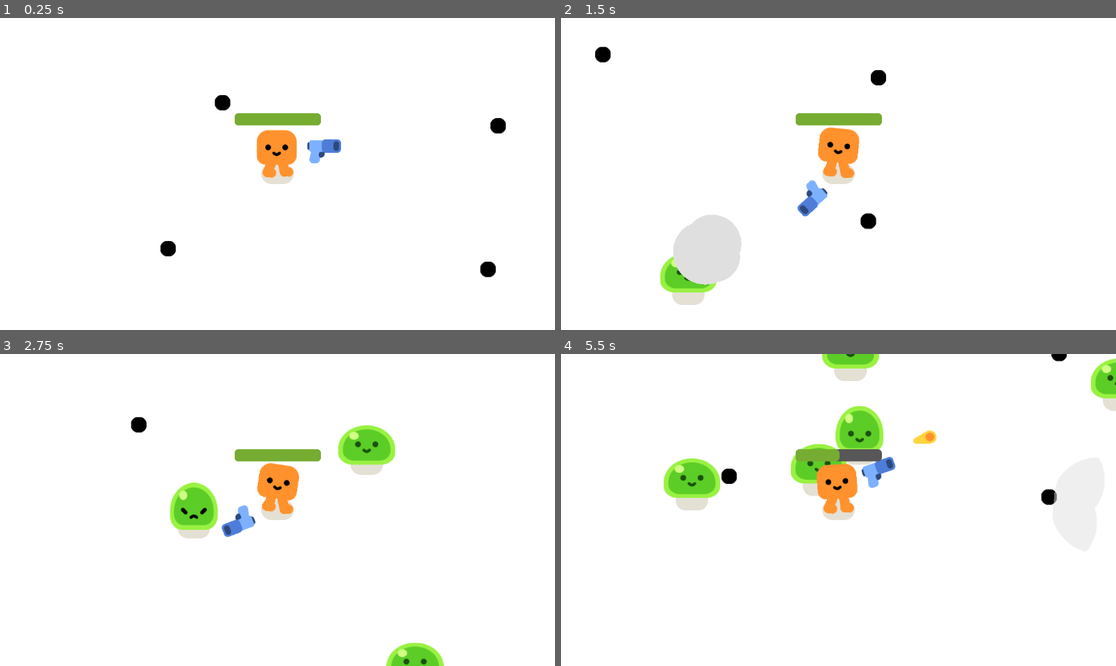
Above: before the commit, frames 1-4 (two rows, left to right).
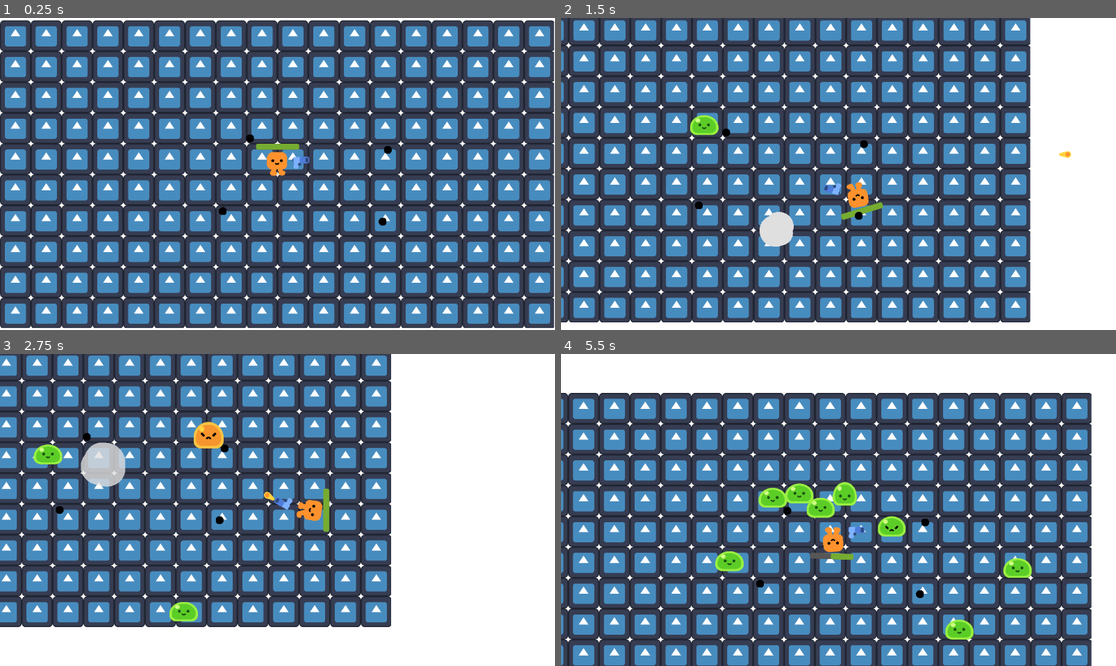
Above: after the commit, the same moments.

Repository: masterman555/star-invasion
Game: Godot game, scene res://gamemode/game.tscn
Same seed, same stepped clock (60 frames per second), same inputs: the game is played once before the commit and once after it. The engine's default icon, where the game draws it, is replaced by a stand-in: a white triangle on a blue panel in a dark square.
Inputs:
- Up to frame 1 (0.25 s): no input
- Up to frame 2 (1.5 s): hold D (move_right) 0.53-1.28 s; hold S (move_down) from 1.28 s (still down)
- Up to frame 3 (2.75 s): release S (move_down) at 2.03 s; hold D (move_right) from 2.03 s (still down)
- Up to frame 4 (5.5 s): release D (move_right) at 2.78 s; hold W (move_up) 2.78-3.53 s; hold A (move_left) 3.53-5.03 s; hold S (move_down) from 5.03 s (still down)

The runs differ from the first frame. In frame 1, 95% of the frame differs, in the area x 0-100%, y 0-100%; in frame 2, 80%; in frame 3, 60%; in frame 4, 82%.

Commit message:
player movement v1.0.0

Diff:
--- a/character/player.gd
+++ b/character/player.gd
@@ -2,15 +2,38 @@
 
 signal health_depleted
 
+var max_speed = 500
+var accel = 5000
+var friction = 1000
 var health = 100.0
+var input = Vector2.ZERO
+
+func get_input():
+	input = Input.get_vector("move_left", "move_right", "move_up", "move_down")
+	return input.normalized()
+
 
 func _physics_process(delta):
 		# left = negative x, right = positive x, up = negative y, down = positive y
-	var direction = Input.get_vector("move_left", "move_right", "move_up", "move_down")
-	velocity = direction * 500
-	move_and_slide()
+	input = get_input()
+
+	if input == Vector2.ZERO:
+		#movement
+		if velocity.length() > (friction * delta):
+			velocity -= velocity.normalized() * (friction * delta)
+		else:
+			velocity = Vector2.ZERO
+	else:
+		velocity += (Input.get_vector("move_left", "move_right", "move_up", "move_down") * accel * delta)
+		velocity = velocity.limit_length(max_speed)
+
+	if velocity.length() > 0:
+		#rotation
+		rotation = velocity.angle() + PI/2
+
 
 	if velocity.length() > 0.0:
+		#idle/walking animation
 		get_node("HappyBoo").play_walk_animation() # $HappyBoo.play_walk_animation - its the same
 	else:
 		get_node("HappyBoo").play_idle_animation()
@@ -22,3 +45,4 @@
 		%ProgressBar.value = health
 		if health < 0.0:
 			health_depleted.emit()
+	move_and_slide()
--- a/character/player.tscn
+++ b/character/player.tscn
@@ -33,6 +33,8 @@
 shape = SubResource("CircleShape2D_m4egm")
 
 [node name="Camera2D" type="Camera2D" parent="."]
+zoom = Vector2(0.5, 0.5)
+position_smoothing_enabled = true
 
 [node name="Gun" parent="." instance=ExtResource("3_ag1ja")]
 position = Vector2(0, -29)
@@ -56,3 +58,5 @@
 theme_override_styles/fill = SubResource("StyleBoxFlat_i6uv5")
 value = 100.0
 show_percentage = false
+
+[node name="Node2D" type="Node2D" parent="."]
--- a/gamemode/game.tscn
+++ b/gamemode/game.tscn
@@ -1,8 +1,9 @@
-[gd_scene load_steps=5 format=3 uid="uid://cnknd3miedd5"]
+[gd_scene load_steps=6 format=3 uid="uid://cnknd3miedd5"]
 
 [ext_resource type="PackedScene" uid="uid://vsm8jwhd12gr" path="res://character/player.tscn" id="1_pfcnf"]
 [ext_resource type="Script" path="res://gamemode/game.gd" id="1_wu2is"]
 [ext_resource type="PackedScene" uid="uid://c2mvdqu5pcegy" path="res://assets/block.tscn" id="2_4u04o"]
+[ext_resource type="Texture2D" uid="uid://c84o8v5hescje" path="res://icon.svg" id="4_ytoy3"]
 
 [sub_resource type="Curve2D" id="Curve2D_ykbuo"]
 _data = {
@@ -18,8 +19,10 @@
 layer = -1
 
 [node name="ColorRect" type="ColorRect" parent="CanvasLayer"]
-offset_right = 1155.0
-offset_bottom = 649.0
+offset_left = -878.0
+offset_top = -427.0
+offset_right = 2420.0
+offset_bottom = 1016.0
 
 [node name="Player" parent="." instance=ExtResource("1_pfcnf")]
 position = Vector2(411, 286)
@@ -76,5 +79,13 @@
 theme_override_font_sizes/font_size = 100
 text = "Game Over"
 
+[node name="TextureRect" type="TextureRect" parent="."]
+offset_left = -741.0
+offset_top = -352.0
+offset_right = 1560.0
+offset_bottom = 927.0
+texture = ExtResource("4_ytoy3")
+stretch_mode = 1
+
 [connection signal="health_depleted" from="Player" to="." method="_on_player_health_depleted"]
 [connection signal="timeout" from="Timer" to="." method="_on_timer_timeout"]
--- a/project.godot
+++ b/project.godot
@@ -21,28 +21,33 @@
 "deadzone": 0.5,
 "events": [Object(InputEventKey,"resource_local_to_scene":false,"resource_name":"","device":-1,"window_id":0,"alt_pressed":false,"shift_pressed":false,"ctrl_pressed":false,"meta_pressed":false,"pressed":false,"keycode":0,"physical_keycode":87,"key_label":0,"unicode":119,"echo":false,"script":null)
 , Object(InputEventKey,"resource_local_to_scene":false,"resource_name":"","device":-1,"window_id":0,"alt_pressed":false,"shift_pressed":false,"ctrl_pressed":false,"meta_pressed":false,"pressed":false,"keycode":0,"physical_keycode":4194320,"key_label":0,"unicode":0,"echo":false,"script":null)
+, Object(InputEventJoypadMotion,"resource_local_to_scene":false,"resource_name":"","device":-1,"axis":1,"axis_value":-1.0,"script":null)
 ]
 }
 move_down={
 "deadzone": 0.5,
 "events": [Object(InputEventKey,"resource_local_to_scene":false,"resource_name":"","device":-1,"window_id":0,"alt_pressed":false,"shift_pressed":false,"ctrl_pressed":false,"meta_pressed":false,"pressed":false,"keycode":0,"physical_keycode":83,"key_label":0,"unicode":115,"echo":false,"script":null)
 , Object(InputEventKey,"resource_local_to_scene":false,"resource_name":"","device":-1,"window_id":0,"alt_pressed":false,"shift_pressed":false,"ctrl_pressed":false,"meta_pressed":false,"pressed":false,"keycode":0,"physical_keycode":4194322,"key_label":0,"unicode":0,"echo":false,"script":null)
+, Object(InputEventJoypadMotion,"resource_local_to_scene":false,"resource_name":"","device":-1,"axis":1,"axis_value":1.0,"script":null)
 ]
 }
 move_right={
 "deadzone": 0.5,
 "events": [Object(InputEventKey,"resource_local_to_scene":false,"resource_name":"","device":-1,"window_id":0,"alt_pressed":false,"shift_pressed":false,"ctrl_pressed":false,"meta_pressed":false,"pressed":false,"keycode":0,"physical_keycode":68,"key_label":0,"unicode":100,"echo":false,"script":null)
 , Object(InputEventKey,"resource_local_to_scene":false,"resource_name":"","device":-1,"window_id":0,"alt_pressed":false,"shift_pressed":false,"ctrl_pressed":false,"meta_pressed":false,"pressed":false,"keycode":0,"physical_keycode":4194321,"key_label":0,"unicode":0,"echo":false,"script":null)
+, Object(InputEventJoypadMotion,"resource_local_to_scene":false,"resource_name":"","device":-1,"axis":0,"axis_value":1.0,"script":null)
 ]
 }
 move_left={
 "deadzone": 0.5,
 "events": [Object(InputEventKey,"resource_local_to_scene":false,"resource_name":"","device":-1,"window_id":0,"alt_pressed":false,"shift_pressed":false,"ctrl_pressed":false,"meta_pressed":false,"pressed":false,"keycode":0,"physical_keycode":65,"key_label":0,"unicode":97,"echo":false,"script":null)
 , Object(InputEventKey,"resource_local_to_scene":false,"resource_name":"","device":-1,"window_id":0,"alt_pressed":false,"shift_pressed":false,"ctrl_pressed":false,"meta_pressed":false,"pressed":false,"keycode":0,"physical_keycode":4194319,"key_label":0,"unicode":0,"echo":false,"script":null)
+, Object(InputEventJoypadMotion,"resource_local_to_scene":false,"resource_name":"","device":-1,"axis":0,"axis_value":-1.0,"script":null)
 ]
 }
 shoot={
 "deadzone": 0.5,
 "events": [Object(InputEventMouseButton,"resource_local_to_scene":false,"resource_name":"","device":-1,"window_id":0,"a …(253 unchanged characters)…
+, Object(InputEventJoypadMotion,"resource_local_to_scene":false,"resource_name":"","device":-1,"axis":5,"axis_value":1.0,"script":null)
 ]
 }
